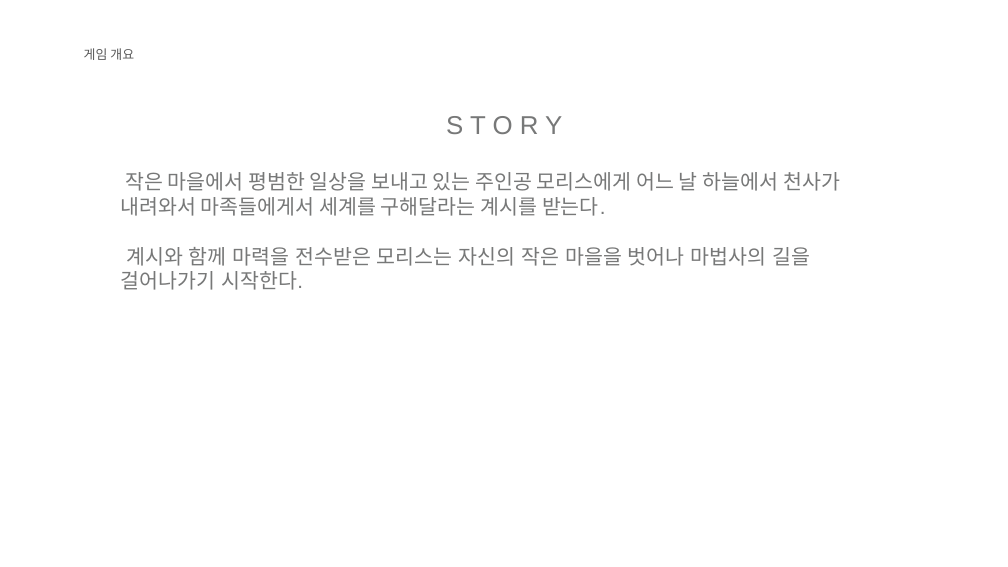
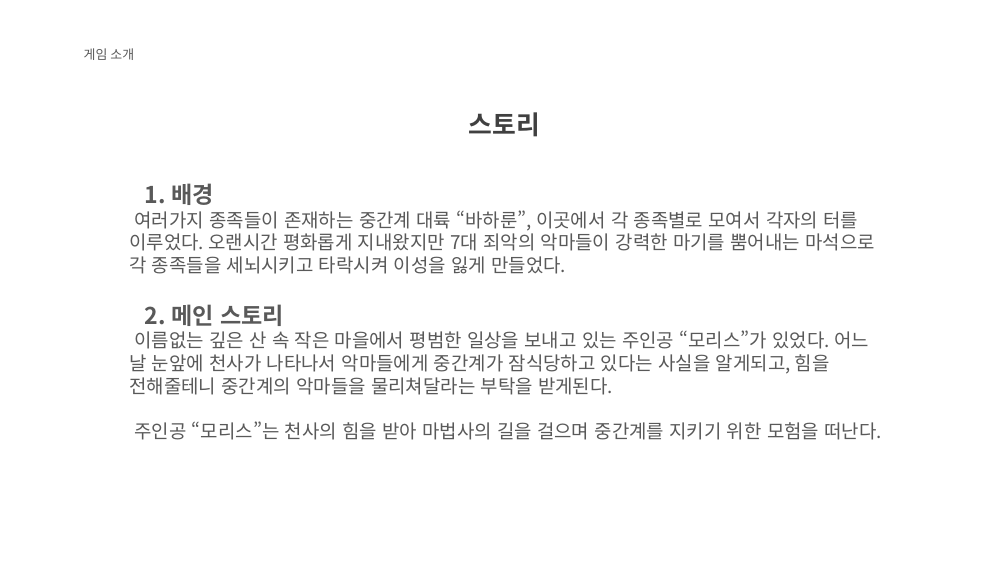
Before and after one commit to KJGoody/Daemonis, a slide deck: slide 5 of Deamonis(데모니스) 기획서/Daemonis PPT.pptx (slide 4 before the commit). Drawn at 1008x567 pixels with LibreOffice and Linux fonts; fonts in the diff are those of the drawing; background and template pictures are left out. Boxes give left, top, right and bottom in pixels: in the first picture for what was removed or moved away, otherwise in the second. Text is boxed around its words. In the diff, an @@ line names an element or a change of style, - is before the commit and + after.

```diff
--- a/Deamonis(데모니스) 기획서/Daemonis PPT.pptx
+++ b/Deamonis(데모니스) 기획서/Daemonis PPT.pptx
@@ text at bbox=[84, 48, 134, 60]: text changed @@
-게임 개요
+게임 소개
@@ text at bbox=[469, 112, 540, 137]: text changed; text colour #777878 to #404040; bold on @@
-S T O R Y
+스토리
@@ text at bbox=[129, 183, 882, 440]: text changed; size 19.6 to 18 pt; font Arial to Noto Sans CJK KR; text colour #777878 to #595959 @@
-작은 마을에서 평범한 일상을 보내고 있는 주인공 모리스에게 어느 날 하늘에서 천사가 내려와서 마족들에게서 세계를 구해달라는 계시를 받는다.
-계시와 함께 마력을 전수받은 모리스는 자신의 작은 마을을 벗어나 마법사의 길을 걸어나가기 시작한다.
+1. 배경
+여러가지 종족들이 존재하는 중간계 대륙 “바하룬”, 이곳에서 각 종족별로 모여서 각자의 터를 이루었다. 오랜시간 평화롭게 지내왔지만 7대 죄악의 악마들이 강력한 마기를 뿜어내는 마석으로 각 종족들을 세뇌시키고 타락시켜 이성을 잃게 만들었다.
+2. 메인 스토리
+이름없는 깊은 산 속 작은 마을에서 평범한 일상을 보내고 있는 주인공 “모리스”가 있었다. 어느 날 눈앞에 천사가 나타나서 악마들에게 중간계가 잠식당하고 있다는 사실을 알게되고, 힘을 전해줄테니 중간계의 악마들을 물리쳐달라는 부탁을 받게된다.
+주인공 “모리스”는 천사의 힘을 받아 마법사의 길을 걸으며 중간계를 지키기 위한 모험을 떠난다.
```
Also in this commit, not shown: 3 other slides changed, 15 slides added, 11 slides removed.
